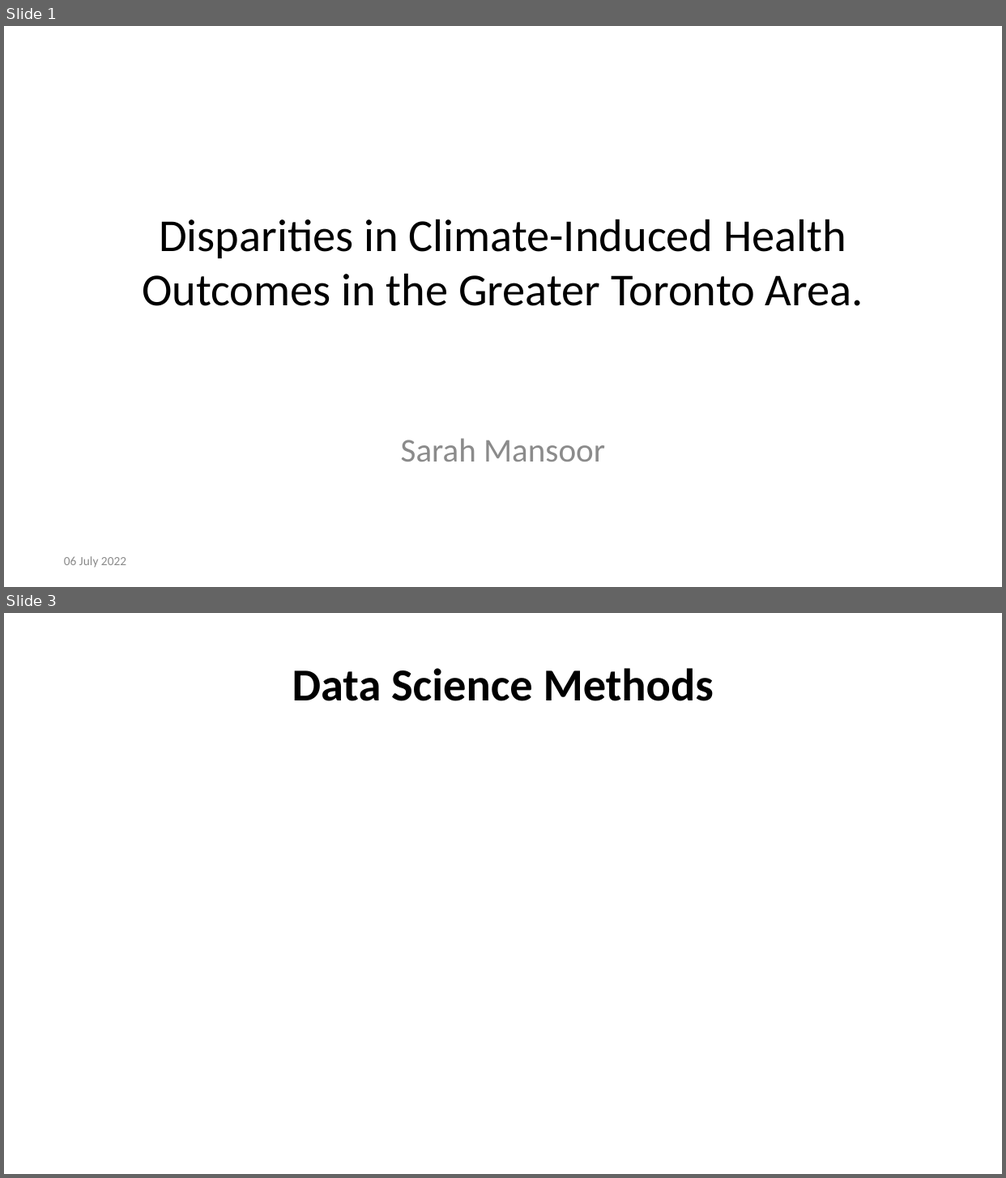
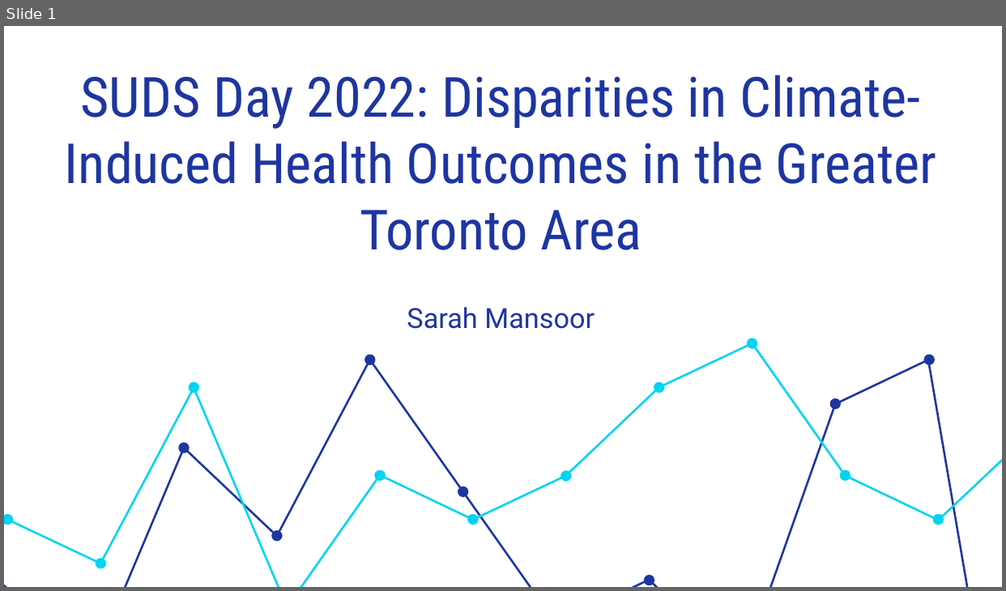
Before and after one commit to sarahmansoorr/SUDS2022, a slide deck: outputs/presentation/presentation.pptx. Shown one above the other, each under a label of ours: slides 1 and 3 before the commit, slide 1 after it; the slides between them are not shown. The pictures are 1006x1178 and 1006x591 pixels, drawn with LibreOffice and Linux fonts; fonts in the diff are those of the drawing. Boxes give left, top, right and bottom in pixels: in the first picture for what was removed or moved away, otherwise in the second. Text is boxed around its words. In the diff, an @@ line names an element or a change of style, - is before the commit and + after.

```diff
--- a/outputs/presentation/presentation.pptx
+++ b/outputs/presentation/presentation.pptx
@@ slide 3 removed at [4,613,1002,1174], background #FFFFFF @@
@@ title removed at [292,668,714,701] @@
-Data Science Methods
@@ slide 1 changed as well @@
@@ text at [65,75,936,250]: text changed; size 33 to 40 pt; font Calibri to Roboto Condensed; text colour #000000 to #1E35A1 @@
-Disparities in Climate-Induced Health Outcomes in the Greater Toronto Area.
+SUDS Day 2022: Disparities in Climate-Induced Health Outcomes in the Greater Toronto Area
@@ subtitle "Sarah Mansoor": place and size @@
-subtitle "Sarah Mansoor" at [401,438,605,462]
+subtitle "Sarah Mansoor" at [407,307,594,329]
@@ subtitle "Sarah Mansoor" at [407,307,594,329]: size 24 to 20 pt, font Calibri to Roboto, text colour #8C8C8C to #1E35A1; less space between paragraphs; vertical alignment top to middle @@
@@ group added at [4,354,989,587]: 7 ellipses, 1 freeform shape @@
@@ group added at [4,339,1002,587]: 10 ellipses, 1 freeform shape @@
@@ text removed at [64,557,126,568] @@
-06 July 2022
```
Also in this commit, not shown: 33 slides added, 3 other slides removed, 1 other file.
